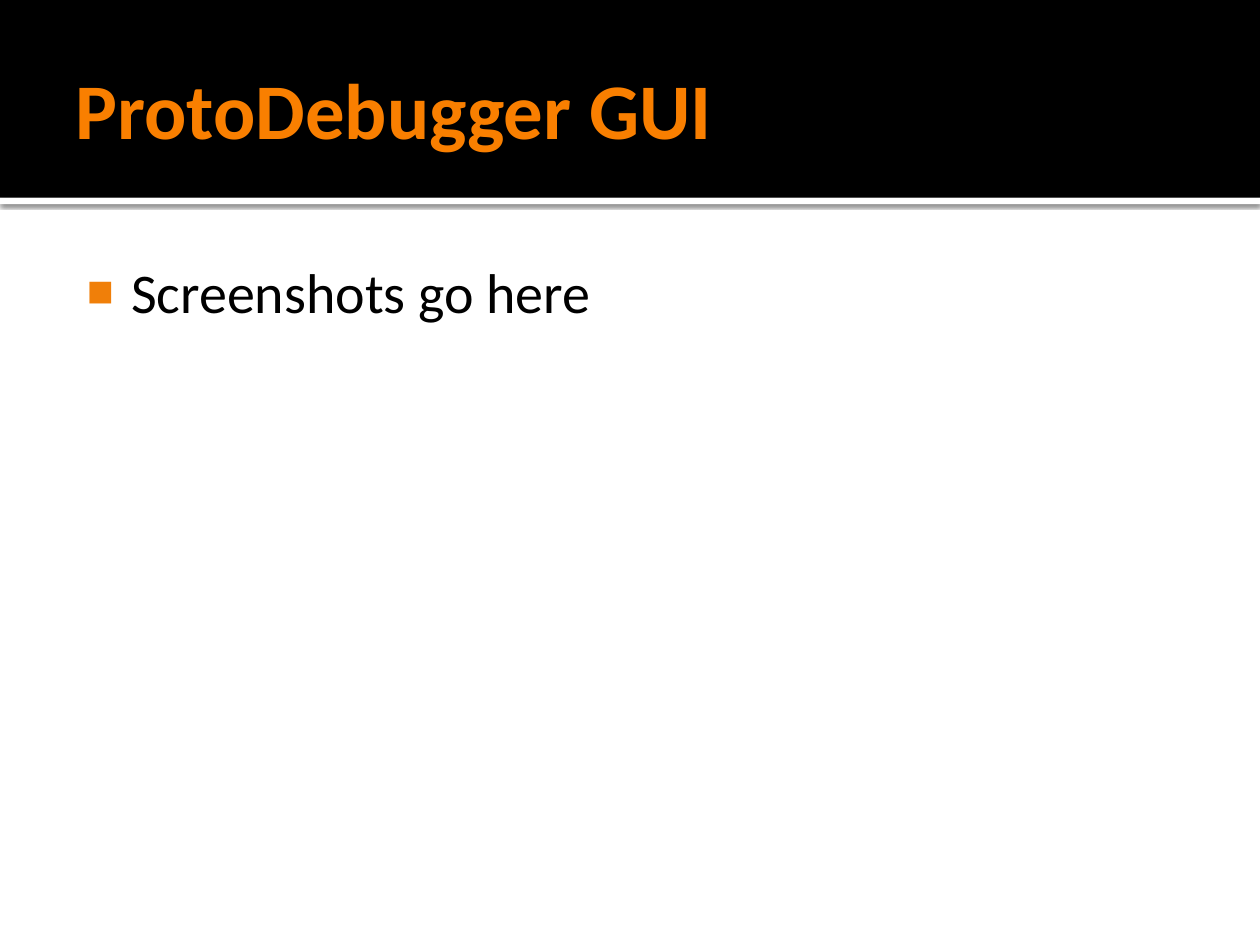
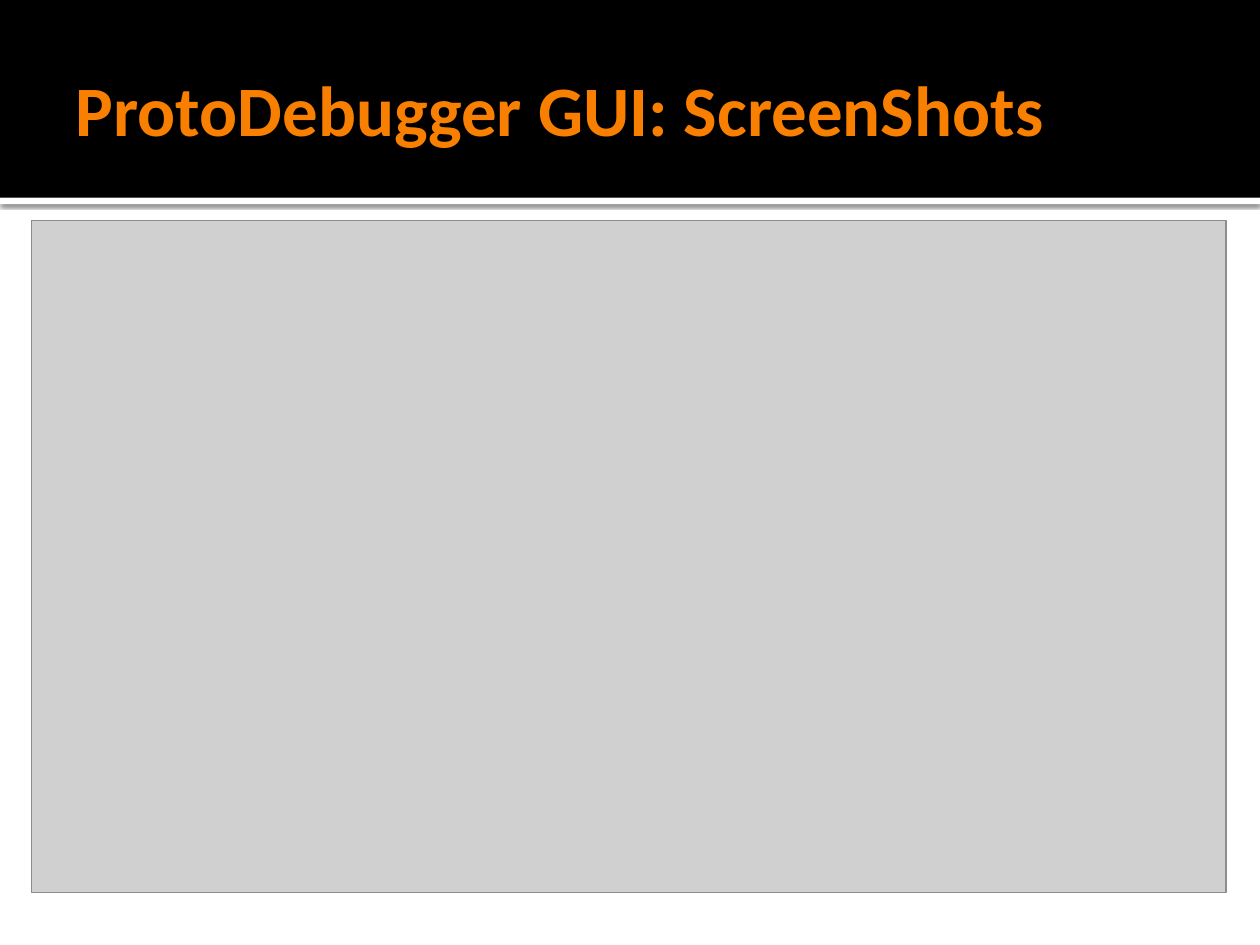
Before and after one commit to dolordecorus/ProtoCapstonProject, a slide deck: slide 12 of Documents/ProtoDebuggerPresentation.pptx (slide 9 before the commit). Drawn at 1260x945 pixels with LibreOffice and Linux fonts; fonts in the diff are those of the drawing; grey boxes stand for pictures. Boxes give left, top, right and bottom in pixels: in the first picture for what was removed or moved away, otherwise in the second. Text is boxed around its words. In the diff, an @@ line names an element or a change of style, - is before the commit and + after.

```diff
--- a/Documents/ProtoDebuggerPresentation.pptx
+++ b/Documents/ProtoDebuggerPresentation.pptx
@@ title at [76,86,1043,148]: text changed; size 45 to 40.5 pt @@
-ProtoDebugger GUI
+ProtoDebugger GUI: ScreenShots
@@ picture added at [32,220,1226,892] @@
@@ text removed at [131,274,591,323] @@
-■ Screenshots go here
```
Also in this commit, not shown: 5 slides added, 6 other files.
